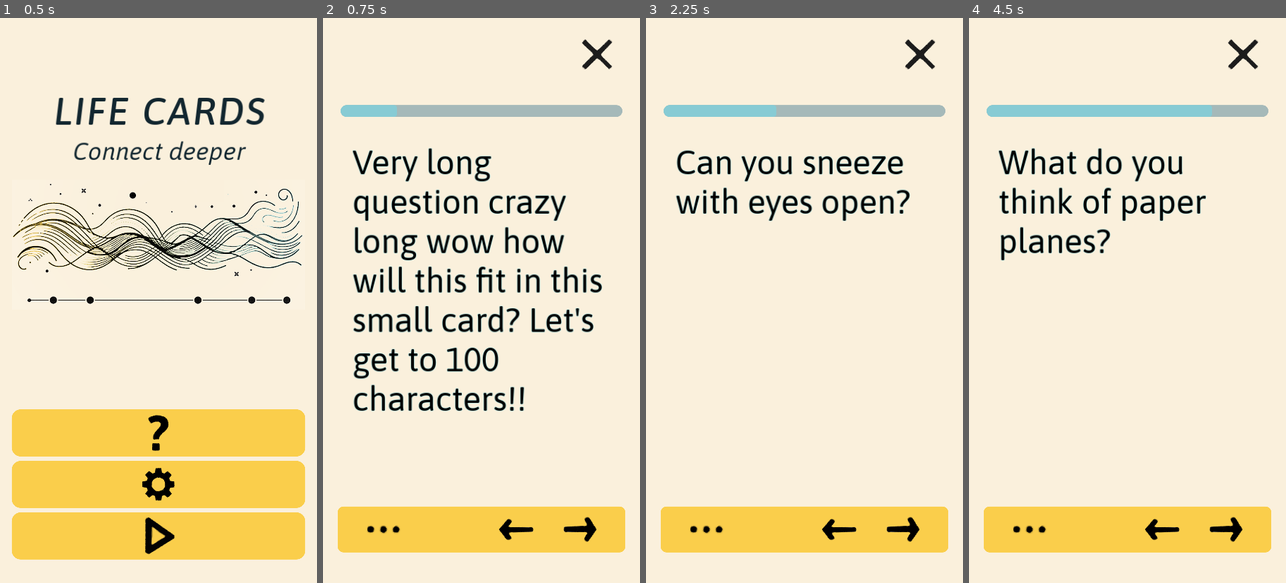
Above: before the commit, frames 1-4 (left to right).
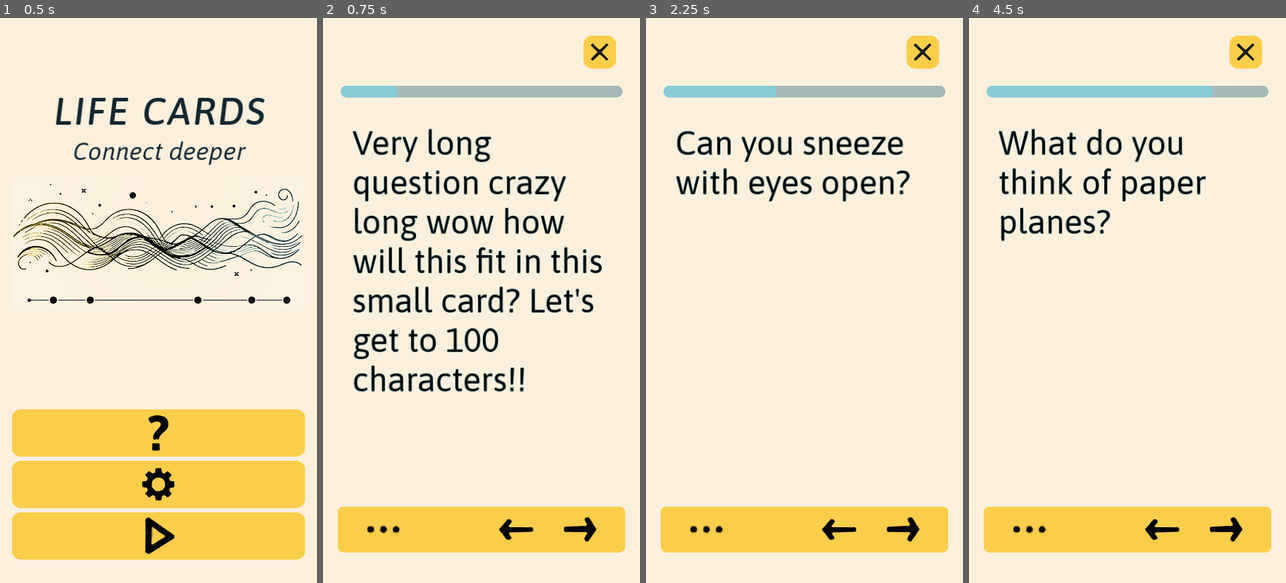
Above: after the commit, the same moments.

Repository: edoartworks/LifeCards
Game: Godot game, scene res://Game/screen_main.tscn
Two runs of this game, one before a commit and one after it. Both use one fixed random seed, a clock stepped at 60 frames per second and the inputs below.
Inputs (mouse positions are in pixels of both pictures, inside the frame that each line leads up to):
- Up to frame 1 (0.5 s): no input
- Up to frame 2 (0.75 s): click (481, 537) at 0.5 s
- Up to frame 3 (2.25 s): click (804, 537) at 1.25 s; click (902, 532) at 2 s
- Up to frame 4 (4.5 s): click (1225, 532) at 2.75 s; click (1127, 537) at 3.5 s; click (1225, 532) at 4.25 s

Frame 1 is identical in both runs. In frame 2, 18% of the frame differs, in the area x 5-95%, y 3-70%; in frame 3, 9.1%; in frame 4, 9.6%.

Commit message:
Implemented help screen
basic version

Diff:
--- a/Game/Globals/SignalBus.gd
+++ b/Game/Globals/SignalBus.gd
@@ -28,3 +28,6 @@
 
 @warning_ignore("unused_signal")
 signal card_screen_exit_pressed
+
+@warning_ignore("unused_signal")
+signal help_screen_exit_pressed
--- a/Game/screen_card.tscn
+++ b/Game/screen_card.tscn
@@ -1,7 +1,7 @@
 [gd_scene load_steps=9 format=3 uid="uid://misl3tfjpq0x"]
 
 [ext_resource type="Script" path="res://Game/screen_card.gd" id="1_6i3pm"]
-[ext_resource type="Texture2D" uid="uid://pm7346njvp7s" path="res://Art/icon_cancel.png" id="2_fjf3g"]
+[ext_resource type="Texture2D" uid="uid://g70ufsqhcejp" path="res://Art/icon_cancel_small.png" id="2_vexda"]
 [ext_resource type="PackedScene" uid="uid://by76aqaw7clul" path="res://Game/card_02.tscn" id="3_80x67"]
 [ext_resource type="Texture2D" uid="uid://blqmevr5wam4q" path="res://Art/icon_dots.png" id="5_pv87m"]
 [ext_resource type="Texture2D" uid="uid://c5yy0o310pypc" path="res://Art/icon_arrow_l.png" id="6_8r6ww"]
@@ -49,7 +49,8 @@
 
 [node name="btn_exit" type="Button" parent="BG/cont_safe_area/VBoxContainer/HBoxContainer"]
 layout_mode = 2
-icon = ExtResource("2_fjf3g")
+theme_type_variation = &"Button_Icon_BG"
+icon = ExtResource("2_vexda")
 
 [node name="spacer2" type="Control" parent="BG/cont_safe_area/VBoxContainer/HBoxContainer"]
 layout_mode = 2
@@ -57,7 +58,7 @@
 size_flags_stretch_ratio = 0.02
 
 [node name="spacer3" type="Control" parent="BG/cont_safe_area/VBoxContainer"]
-custom_minimum_size = Vector2(0, 100)
+custom_minimum_size = Vector2(0, 50)
 layout_mode = 2
 
 [node name="progress_bar_deck" type="ProgressBar" parent="BG/cont_safe_area/VBoxContainer"]
@@ -148,7 +149,7 @@
 vertical_alignment = 2
 
 [node name="card_menu_overlay" type="CanvasLayer" parent="."]
-layer = 2
+layer = 99
 visible = false
 
 [node name="obscure" type="Panel" parent="card_menu_overlay"]
--- /dev/null
+++ b/Game/screen_help.gd
@@ -0,0 +1,6 @@
+extends CanvasLayer
+
+
+
+func _on_btn_exit_pressed() -> void:
+	SignalBus.help_screen_exit_pressed.emit()
--- /dev/null
+++ b/Game/screen_help.tscn
@@ -0,0 +1,83 @@
+[gd_scene load_steps=3 format=3 uid="uid://cwnlvil864wbg"]
+
+[ext_resource type="Texture2D" uid="uid://cfveb17qyderm" path="res://Art/icon_confirm.png" id="1_7ut6m"]
+[ext_resource type="Script" path="res://Game/screen_help.gd" id="1_fbdoe"]
+
+[node name="screen_help" type="CanvasLayer"]
+script = ExtResource("1_fbdoe")
+
+[node name="BG" type="Panel" parent="."]
+anchors_preset = 15
+anchor_right = 1.0
+anchor_bottom = 1.0
+grow_horizontal = 2
+grow_vertical = 2
+metadata/_edit_use_anchors_ = true
+
+[node name="MarginContainer" type="MarginContainer" parent="BG"]
+layout_mode = 1
+anchors_preset = 7
+anchor_left = 0.5
+anchor_top = 1.0
+anchor_right = 0.5
+anchor_bottom = 1.0
+offset_left = -540.0
+offset_top = -1680.0
+offset_right = 540.0
+offset_bottom = -80.0
+grow_horizontal = 2
+grow_vertical = 0
+theme_override_constants/margin_left = 60
+theme_override_constants/margin_right = 60
+
+[node name="cont_menu" type="VBoxContainer" parent="BG/MarginContainer"]
+layout_mode = 2
+theme_override_constants/separation = 15
+
+[node name="lbl_title" type="Label" parent="BG/MarginContainer/cont_menu"]
+layout_mode = 2
+theme_type_variation = &"Label_Title"
+text = "LIFE CARDS"
+horizontal_alignment = 1
+vertical_alignment = 1
+
+[node name="spacer4" type="Control" parent="BG/MarginContainer/cont_menu"]
+custom_minimum_size = Vector2(0, 20)
+layout_mode = 2
+
+[node name="Label" type="Label" parent="BG/MarginContainer/cont_menu"]
+custom_minimum_size = Vector2(0, 100)
+layout_mode = 2
+theme_type_variation = &"Label_Body"
+text = "is a game about connecting deeper with strangers, friends or lovers.
+
+There are no rules.
+Ask questions. Answer questions. Skip questions.
+
+Don't be scared
+to open yourself up,
+be vulnerable.
+Dare to trust.
+
+Respect others' boundaries,
+and your own boundaries."
+autowrap_mode = 3
+
+[node name="HBoxContainer" type="HBoxContainer" parent="BG/MarginContainer/cont_menu"]
+layout_mode = 2
+
+[node name="spacer" type="Control" parent="BG/MarginContainer/cont_menu/HBoxContainer"]
+layout_mode = 2
+size_flags_horizontal = 3
+
+[node name="btn_exit" type="Button" parent="BG/MarginContainer/cont_menu/HBoxContainer"]
+layout_mode = 2
+theme_type_variation = &"Button_Icon_BG"
+icon = ExtResource("1_7ut6m")
+
+[node name="spacer2" type="Control" parent="BG/MarginContainer/cont_menu/HBoxContainer"]
+layout_mode = 2
+size_flags_horizontal = 3
+size_flags_stretch_ratio = 0.02
+
+[connection signal="pressed" from="BG/MarginContainer/cont_menu/HBoxContainer/btn_exit" to="." method="_on_btn_exit_pressed"]
--- a/Game/screen_main.gd
+++ b/Game/screen_main.gd
@@ -4,14 +4,19 @@
 var SCREEN_ADD_Q: Node = null
 @export var screen_card_path: NodePath
 var SCREEN_CARD: Node = null
+@export var screen_help_path: NodePath
+var SCREEN_HELP: Node = null
 
 
 func _ready():
 	# Connect signals
 	SCREEN_ADD_Q = get_node(screen_add_q_path)
 	SCREEN_CARD = get_node(screen_card_path)
+	SCREEN_HELP = get_node(screen_help_path)
 	SignalBus.main_menu_play_pressed.connect(show_card_screen)
 	SignalBus.card_screen_exit_pressed.connect(hide_card_screen)
+	SignalBus.main_menu_help_pressed.connect(show_help_screen)
+	SignalBus.help_screen_exit_pressed.connect(hide_help_screen)
 	SignalBus.card_menu_add_question_pressed.connect(show_add_question_screen)
 	SignalBus.hide_add_question_screen.connect(hide_add_question_screen)
 
@@ -29,9 +34,17 @@
 	SCREEN_ADD_Q.visible = false
 
 
+func show_card_screen():
+	SCREEN_CARD.visible = true
+
+
 func hide_card_screen():
 	SCREEN_CARD.visible = false
 
 
-func show_card_screen():
-	SCREEN_CARD.visible = true
+func show_help_screen():
+	SCREEN_HELP.visible = true
+
+
+func hide_help_screen():
+	SCREEN_HELP.visible = false
--- a/Game/screen_main.tscn
+++ b/Game/screen_main.tscn
@@ -1,22 +1,28 @@
-[gd_scene load_steps=5 format=3 uid="uid://f0xnalit6yck"]
+[gd_scene load_steps=6 format=3 uid="uid://f0xnalit6yck"]
 
 [ext_resource type="Script" path="res://Game/screen_main.gd" id="1_7ymd8"]
 [ext_resource type="PackedScene" uid="uid://misl3tfjpq0x" path="res://Game/screen_card.tscn" id="1_e5ns8"]
 [ext_resource type="PackedScene" uid="uid://ktkatts3phbm" path="res://Game/screen_add_question.tscn" id="2_b2ui6"]
+[ext_resource type="PackedScene" uid="uid://cwnlvil864wbg" path="res://Game/screen_help.tscn" id="3_xdku1"]
 [ext_resource type="PackedScene" uid="uid://do5i6g52xs23h" path="res://Game/screen_main_menu.tscn" id="4_7ncln"]
 
 [node name="screen_main" type="CanvasLayer"]
 script = ExtResource("1_7ymd8")
 screen_add_q_path = NodePath("screen_add_question")
 screen_card_path = NodePath("screen_card")
+screen_help_path = NodePath("screen_help")
 
 [node name="screen_main_menu" parent="." instance=ExtResource("4_7ncln")]
 
+[node name="screen_help" parent="." instance=ExtResource("3_xdku1")]
+layer = 2
+visible = false
+
 [node name="screen_card" parent="." instance=ExtResource("1_e5ns8")]
-layer = 2
+layer = 3
 visible = false
 metadata/_edit_use_anchors_ = true
 
 [node name="screen_add_question" parent="." instance=ExtResource("2_b2ui6")]
-layer = 3
+layer = 4
 visible = false
--- a/Game/screen_main_menu.tscn
+++ b/Game/screen_main_menu.tscn
@@ -15,6 +15,7 @@
 anchor_bottom = 1.0
 grow_horizontal = 2
 grow_vertical = 2
+metadata/_edit_use_anchors_ = true
 
 [node name="MarginContainer" type="MarginContainer" parent="BG"]
 layout_mode = 2
@@ -84,4 +85,6 @@
 icon = ExtResource("1_jjcyo")
 icon_alignment = 1
 
+[connection signal="pressed" from="BG/MarginContainer/cont_menu/btn_help" to="." method="_on_btn_help_pressed"]
+[connection signal="pressed" from="BG/MarginContainer/cont_menu/btn_settings" to="." method="_on_btn_settings_pressed"]
 [connection signal="pressed" from="BG/MarginContainer/cont_menu/btn_play" to="." method="_on_btn_play_pressed"]
Binary file changed: Art/icon_cancel.png
Binary file added: Art/icon_cancel_small.png
Not shown, added: Art/icon_cancel_small.png.import
Binary file changed: Art/icon_confirm.png
Binary file changed: Art/th_custom01.theme
